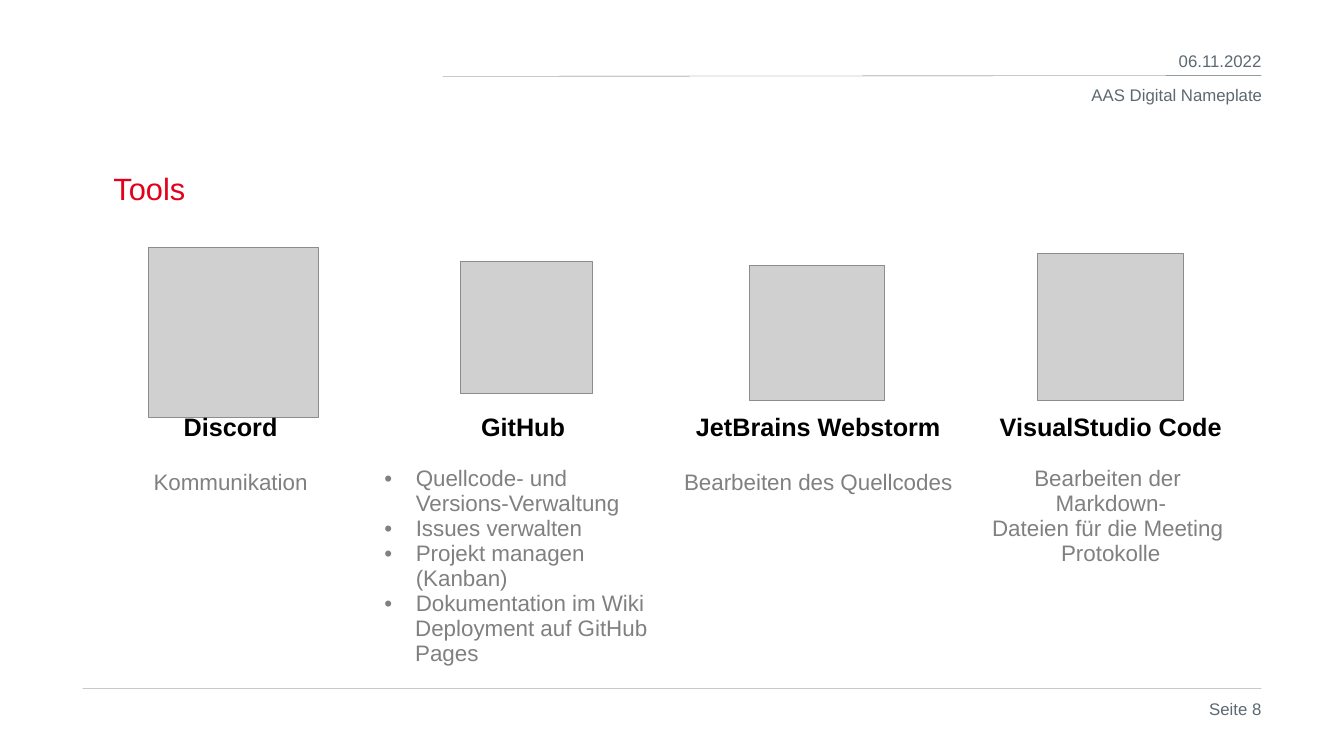
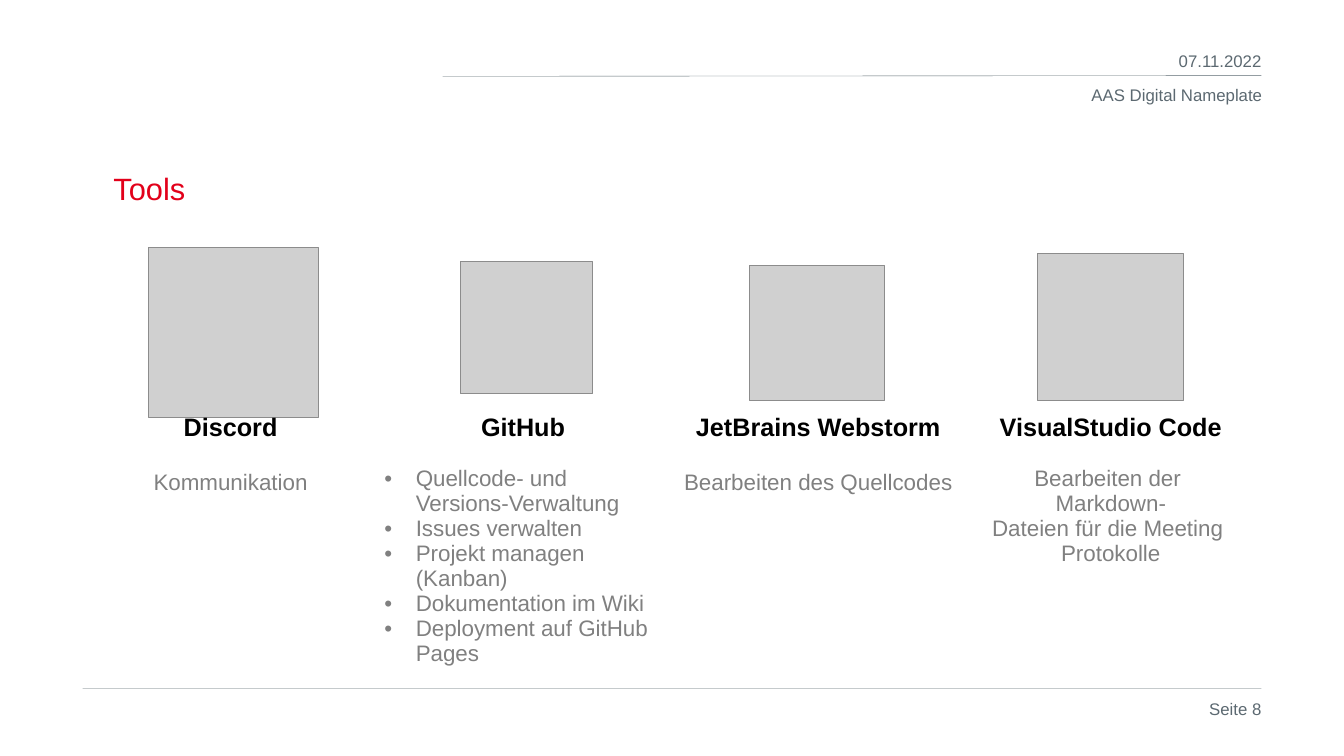
Before and after one commit to MidFidelity/TINF21C_Team2_AAS_digital_nameplate, a slide deck: slide 8 of PROJECT/PRESENTATION/TINF21C_PRESENTATION_Team_2_DigitalNameplate_1v2.pptx. Drawn at 1344x756 pixels with LibreOffice and Linux fonts; fonts in the diff are those of the drawing; grey boxes stand for pictures; background and template pictures are left out. Boxes give left, top, right and bottom in pixels: in the first picture for what was removed or moved away, otherwise in the second. Text is boxed around its words. In the diff, an @@ line names an element or a change of style, - is before the commit and + after.

```diff
--- a/PROJECT/PRESENTATION/TINF21C_PRESENTATION_Team_2_DigitalNameplate_1v2.pptx
+++ b/PROJECT/PRESENTATION/TINF21C_PRESENTATION_Team_2_DigitalNameplate_1v2.pptx
@@ text at (x1=1179, y1=55, x2=1262, y2=67): text changed @@
-06.11.2022
+07.11.2022
@@ table at (x1=87, y1=408, x2=1256, y2=696) @@
@@ bullet none to • @@
```
Also in this commit, not shown: 30 other slides changed, 1 other file.
